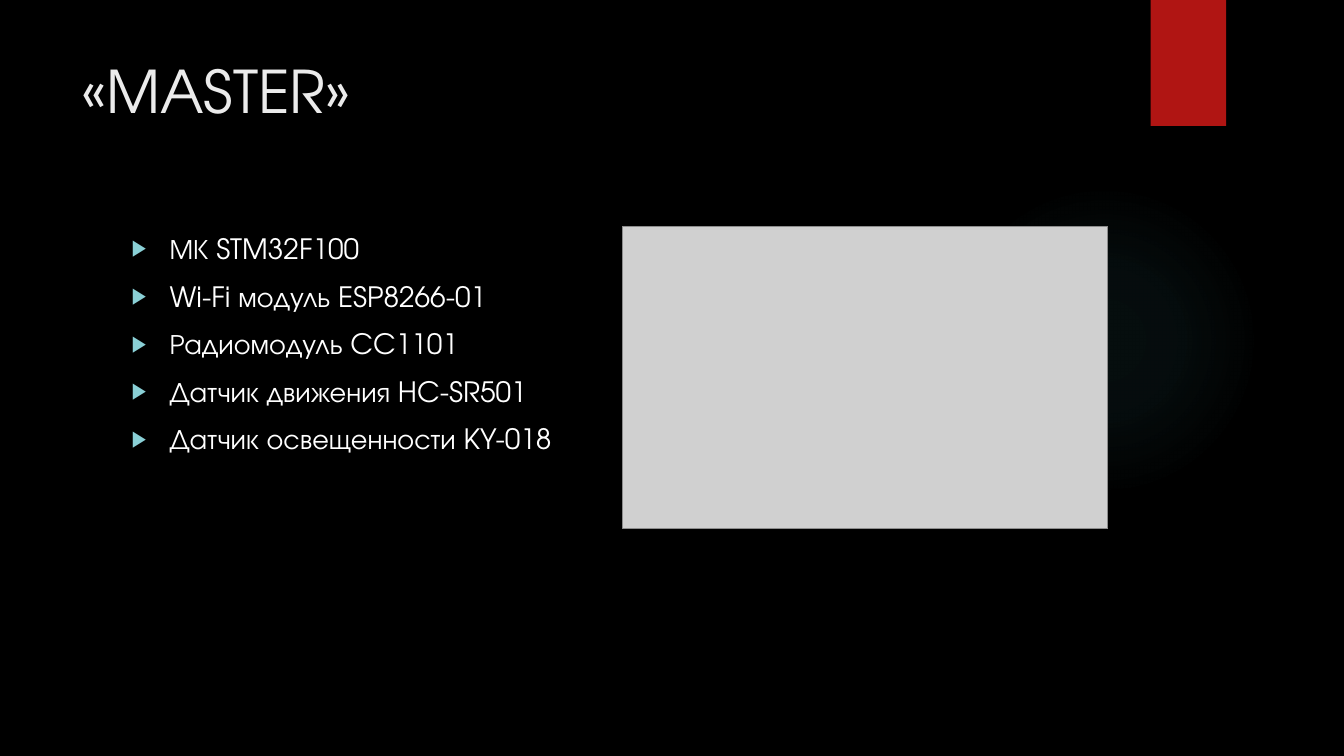
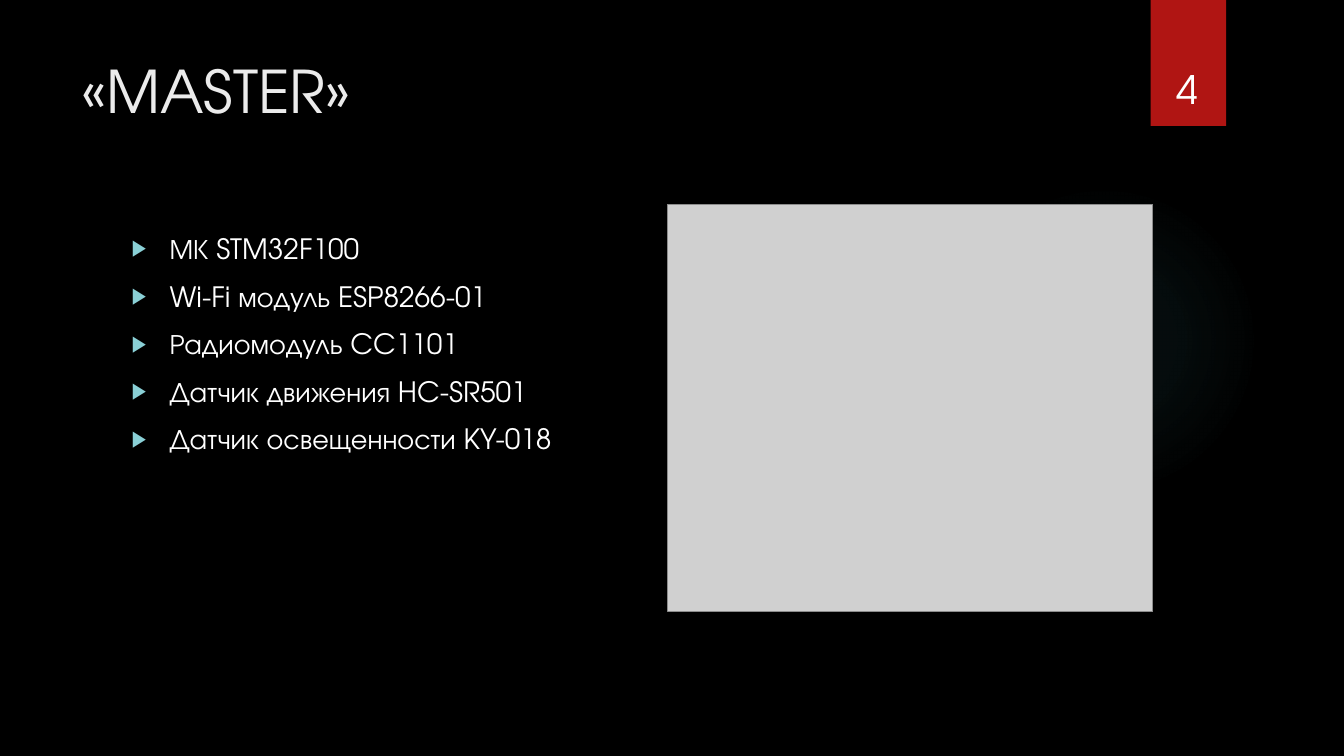
Before and after one commit to VitSaf/NIR, a slide deck: slide 4 of Презентация Microsoft PowerPoint.pptx. Drawn at 1344x756 pixels with LibreOffice and Linux fonts; fonts in the diff are those of the drawing; grey boxes stand for pictures; background and template pictures are left out. Boxes give left, top, right and bottom in pixels: in the first picture for what was removed or moved away, otherwise in the second. Text is boxed around its words. In the diff, an @@ line names an element or a change of style, - is before the commit and + after.

```diff
--- a/Презентация Microsoft PowerPoint.pptx
+++ b/Презентация Microsoft PowerPoint.pptx
@@ page number added at box(1177, 75, 1199, 104), 28 pt, text #FFFFFF @@
+4
@@ picture: place and size @@
-picture at box(623, 227, 1108, 529)
+picture at box(668, 205, 1153, 612)
```
Also in this commit, not shown: 6 other slides changed, 2 slides added, 2 other files.
